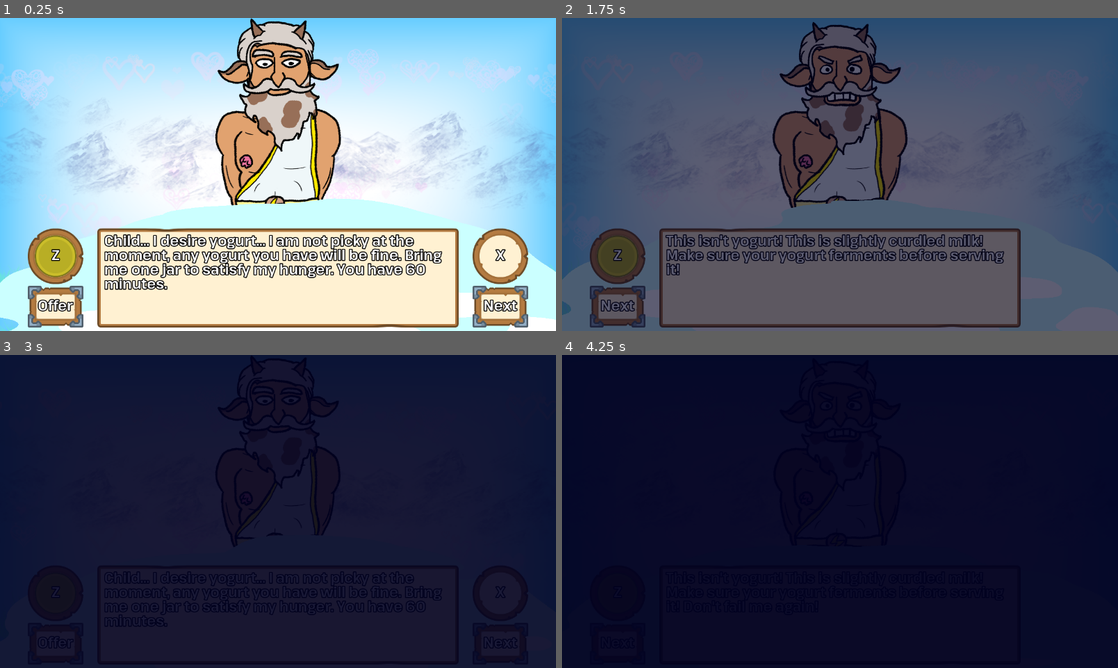
Above: before the commit, frames 1-4 (two rows, left to right).
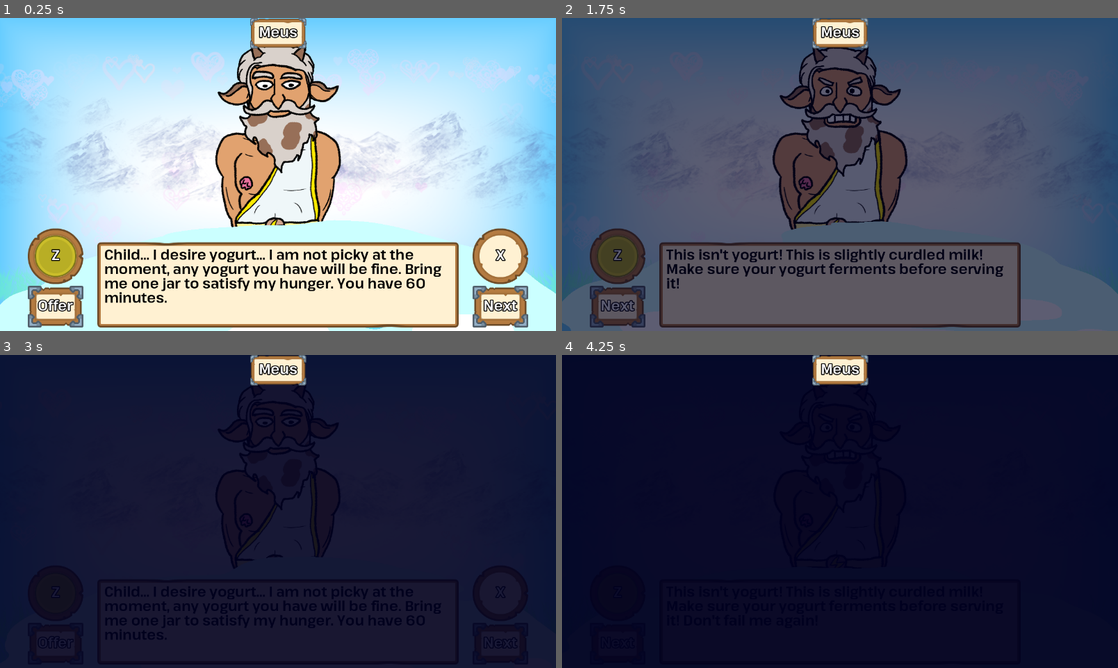
Above: after the commit, the same moments.

Repository: HauntedBees/olympus-mountain-creamery
Game: Godot game, scene res://game_scenes/04_offering/offering.tscn
Same seed, same stepped clock (60 frames per second), same inputs: the game is played once before the commit and once after it. This scene is started directly instead of the project's main scene.
Inputs (mouse positions are in pixels of both pictures, inside the frame that each line leads up to):
- Up to frame 1 (0.25 s): no input
- Up to frame 2 (1.75 s): tap Enter at 0.5 s; move the mouse to (962, 158) at 0.52 s; hold Z (button_one) 0.53-1.28 s; click (962, 158) at 0.67 s; move the mouse to (728, 190) at 1.27 s; tap Z (button_one) at 1.35 s; click (728, 190) at 1.42 s
- Up to frame 3 (3 s): move the mouse to (333, 442) at 2.02 s; hold X (button_two) 2.03-2.78 s; click (333, 442) at 2.17 s; tap Z (button_one) at 2.3, 2.85 s; move the mouse to (250, 574) at 2.77 s; click (250, 574) at 2.92 s
- Up to frame 4 (4.25 s): move the mouse to (1006, 558) at 3.52 s; hold Z (button_one) from 3.53 s (still down); click (1006, 558) at 3.67 s

The runs differ from the first frame. In frame 1, 23% of the frame differs, in the area x 0-100%, y 0-100%; in frame 2, 13%; in frame 3, 2.4%; in frame 4, 0.9%.

Commit message:
god swoocing and yogurt fixing

Diff:
--- a/game_data/player_data.gd
+++ b/game_data/player_data.gd
@@ -3,7 +3,7 @@
 const JAR_CAPACITY := 5.0
 
 ## Number of Gods available to be offered yogurt.
-@export var gods_unlocked := 2
+@export var gods_unlocked := 1
 
 ## Progress on each God's yogurt-desiring quests.
 @export var god_details: Array[QuestDetails] = [QuestDetails.new()]
--- a/game_scenes/04_offering/gods/demilker.tscn
+++ b/game_scenes/04_offering/gods/demilker.tscn
@@ -102,6 +102,7 @@
 happy_head = ExtResource("3_xyywi")
 angry_head = ExtResource("4_qd4kf")
 requirements = Array[ExtResource("5_shkll")]([SubResource("Resource_tr02q")])
+god_name = "Demilker"
 complete_message = "Thank you! Now please take accept this as my thanks!"
 not_ready_message = "It looks like this yogurt isn't ready yet. Please ensure your yogurt is properly fermented!"
 not_enough_message = "But... jar wasn't very full. Please fill the jar better next time!"
--- a/game_scenes/04_offering/gods/god.gd
+++ b/game_scenes/04_offering/gods/god.gd
@@ -4,6 +4,7 @@
 @export var happy_head: Texture2D
 @export var angry_head: Texture2D
 @export var requirements: Array[Desire] = []
+@export var god_name := "Bob"
 @export_multiline var success_message := "This is exactly what I wanted, thank you! Bring me %d more and I'll reward you!"
 @export_multiline var complete_message := "Thank you! Now please take this reward!"
 @export_multiline var not_ready_message := "This isn't yogurt! This is slightly curdled milk! Make sure your yogurt ferments before serving it!"
--- a/game_scenes/04_offering/gods/meus.tscn
+++ b/game_scenes/04_offering/gods/meus.tscn
@@ -112,6 +112,7 @@
 happy_head = ExtResource("3_cwp5u")
 angry_head = ExtResource("4_1g8yk")
 requirements = Array[ExtResource("2_0pvo5")]([SubResource("Resource_cl1gn")])
+god_name = "Meus"
 
 [node name="Body" type="TextureRect" parent="."]
 layout_mode = 1
--- a/game_scenes/04_offering/offering.gd
+++ b/game_scenes/04_offering/offering.gd
@@ -7,6 +7,7 @@
 @onready var next_prompt: VertPrompt = %NextPrompt
 @onready var choice_container: CenterContainer = %ChoiceContainer
 @onready var no_item: CenterContainer = %NoItem
+@onready var name_label: Label = %NameLabel
 
 func _ready() -> void:
 	_change_state(ChooseGodState.new(self))
--- a/game_scenes/04_offering/offering.tscn
+++ b/game_scenes/04_offering/offering.tscn
@@ -13,6 +13,10 @@
 [sub_resource type="AtlasTexture" id="AtlasTexture_rgxtt"]
 atlas = ExtResource("3_k7bcv")
 region = Rect2(64, 128, 64, 64)
+
+[sub_resource type="LabelSettings" id="LabelSettings_lkd1x"]
+font_size = 32
+font_color = Color(0, 0, 0, 1)
 
 [node name="Offering" type="Control"]
 layout_mode = 3
@@ -37,6 +41,8 @@
 anchors_preset = 15
 anchor_right = 1.0
 anchor_bottom = 1.0
+offset_top = 50.0
+offset_bottom = 50.0
 grow_horizontal = 2
 grow_vertical = 2
 
@@ -85,7 +91,12 @@
 text = "Offer"
 state = 0
 
-[node name="NinePatchRect" type="NinePatchRect" parent="VBoxContainer/MainMenu/Info"]
+[node name="MarginContainer" type="MarginContainer" parent="VBoxContainer/MainMenu/Info"]
+layout_mode = 2
+size_flags_horizontal = 3
+theme_override_constants/margin_top = 32
+
+[node name="NinePatchRect" type="NinePatchRect" parent="VBoxContainer/MainMenu/Info/MarginContainer"]
 custom_minimum_size = Vector2(640, 180)
 layout_mode = 2
 size_flags_horizontal = 3
@@ -95,7 +106,7 @@
 patch_margin_right = 10
 patch_margin_bottom = 10
 
-[node name="MarginContainer" type="MarginContainer" parent="VBoxContainer/MainMenu/Info/NinePatchRect"]
+[node name="MarginContainer" type="MarginContainer" parent="VBoxContainer/MainMenu/Info/MarginContainer/NinePatchRect"]
 layout_mode = 1
 anchors_preset = 15
 anchor_right = 1.0
@@ -107,13 +118,13 @@
 theme_override_constants/margin_right = 16
 theme_override_constants/margin_bottom = 16
 
-[node name="TextBox" type="Label" parent="VBoxContainer/MainMenu/Info/NinePatchRect/MarginContainer"]
+[node name="TextBox" type="Label" parent="VBoxContainer/MainMenu/Info/MarginContainer/NinePatchRect/MarginContainer"]
 unique_name_in_owner = true
 custom_minimum_size = Vector2(640, 0)
 layout_mode = 2
 size_flags_vertical = 1
-text = "Meus:
-    What's good milky boy?"
+text = "What's good milky boy?"
+label_settings = SubResource("LabelSettings_lkd1x")
 autowrap_mode = 3
 
 [node name="NextPrompt" parent="VBoxContainer/MainMenu/Info" instance=ExtResource("2_gty0a")]
@@ -131,3 +142,18 @@
 grow_horizontal = 2
 grow_vertical = 2
 color = Color(0, 0, 0.12549, 0)
+
+[node name="PanelContainer" type="PanelContainer" parent="."]
+layout_mode = 1
+anchors_preset = 5
+anchor_left = 0.5
+anchor_right = 0.5
+offset_left = -52.5
+offset_right = 52.5
+offset_bottom = 70.0
+grow_horizontal = 2
+
+[node name="NameLabel" type="Label" parent="PanelContainer"]
+unique_name_in_owner = true
+layout_mode = 2
+text = "God"
--- a/game_scenes/04_offering/states/choose_god.gd
+++ b/game_scenes/04_offering/states/choose_god.gd
@@ -34,7 +34,7 @@
 
 func _set_text() -> void:
 	if _god_idx < 0:
-		_make_off.text_box.text = "Descend Olympus\n Return to the Yogurt Chamber to resume your yogurt activities."
+		_make_off.text_box.text = "Return to the Yogurt Chamber to resume your yogurt activities."
 		return
 	_make_off.text_box.text = _god_node.get_desires_string(_current_details)
 
@@ -46,6 +46,7 @@
 		_god_node.queue_free()
 		_god_node = null
 	if _god_idx < 0:
+		_make_off.name_label.text = "Descend Olympus"
 		_make_off.offer_go_prompt.toggle_visibility(true)
 		_make_off.offer_go_prompt.text = "Leave"
 		# TODO: going away message
@@ -54,10 +55,11 @@
 	_current_details = Player.data.god_details[_god_idx]
 	_make_off.offer_go_prompt.text = "Offer"
 	_god_node = _GODS[_god_idx].instantiate()
+	_make_off.god_spot.add_child(_god_node)
+	_make_off.name_label.text = _god_node.god_name
 	if _current_details.failed:
 		_god_node.head.texture = _god_node.angry_head
 	elif _current_details.completed:
 		_god_node.head.texture = _god_node.happy_head
-	_make_off.god_spot.add_child(_god_node)
 	_make_off.offer_go_prompt.toggle_visibility(!_current_details.completed && !_current_details.failed)
 	_set_text()
--- a/game_scenes/04_offering/states/choose_yogurt.gd
+++ b/game_scenes/04_offering/states/choose_yogurt.gd
@@ -41,7 +41,10 @@
 
 func _set_text() -> void:
 	if _yog_idx < 0:
-		_make_off.text_box.text = "Choose a different God to offer yogurt to, or return to your Yogurt Chamber."
+		if Player.data.yogurts.size() == 0:
+			_make_off.text_box.text = "It looks like you don't have any yogurt to give. Return to your Yogurt Chamber and make some more!"
+		else:
+			_make_off.text_box.text = "Choose a different God to offer yogurt to, or return to your Yogurt Chamber."
 		_make_off.offer_go_prompt.text = "Back"
 		return
 	_make_off.offer_go_prompt.text = "Offer"
--- a/game_scenes/04_offering/states/make_offer.gd
+++ b/game_scenes/04_offering/states/make_offer.gd
@@ -16,6 +16,7 @@
 		change_state.emit(ChooseGodState.new(_scene, _god_idx, _god_node))
 
 func clean() -> void:
+	Player.data.yogurts.erase(_yog_given)
 	_god_node.head.texture = _god_node.base_head
 	_make_off.next_prompt.toggle_visibility(true)
 
@@ -80,6 +81,7 @@
 
 func _advance_to_next_quest() -> void:
 	Player.data.items_available_to_buy += 1
+	Player.data.gods_unlocked += 1 if Player.data.items_available_to_buy % 2 == 0 else 0
 	var quest := Player.data.god_details[_god_idx]
 	var next_quest := quest.desire_idx + 1
 	if next_quest >= _god_node.requirements.size():
Not shown: 1 places in game_scenes/04_offering/offering.tscn that only renumber resources
